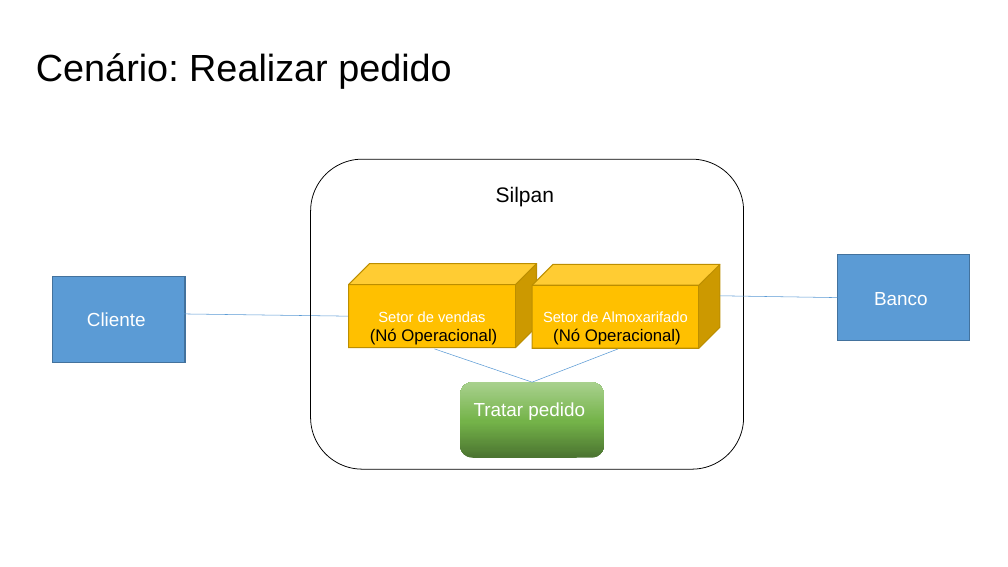
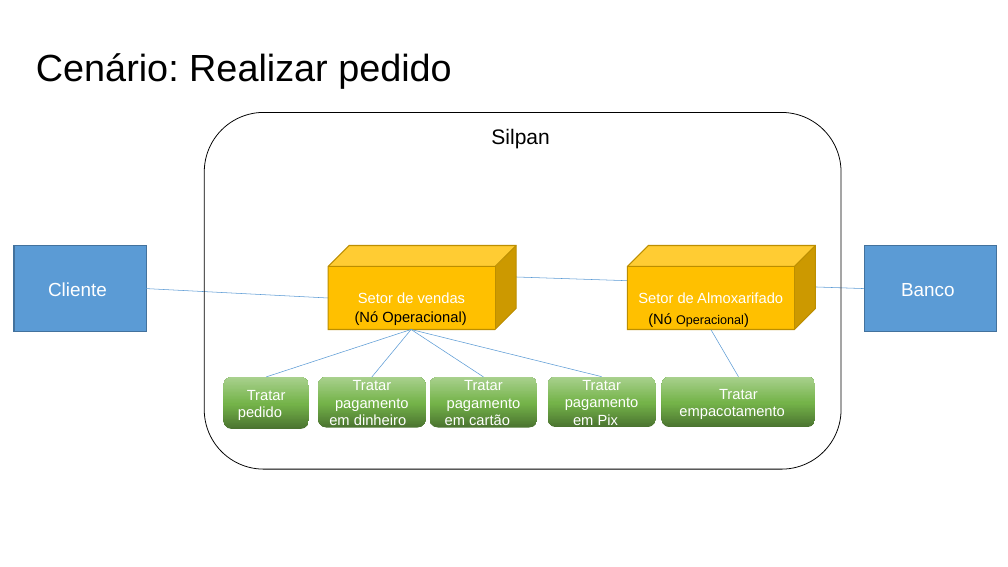
Before and after one commit to Systematicos/FindingApp, a slide deck: slide 4 of Documentation/15._Arquitetura_de_Negócio_para_cada_Cenário.pptx. Drawn at 1008x567 pixels with LibreOffice and Linux fonts; fonts in the diff are those of the drawing. Boxes give left, top, right and bottom in pixels: in the first picture for what was removed or moved away, otherwise in the second. Text is boxed around its words. In the diff, an @@ line names an element or a change of style, - is before the commit and + after.

```diff
--- a/Documentation/15._Arquitetura_de_Negócio_para_cada_Cenário.pptx
+++ b/Documentation/15._Arquitetura_de_Negócio_para_cada_Cenário.pptx
@@ rounded rectangle: place and size @@
-rounded rectangle at <box>311,160,744,470</box>
+rounded rectangle at <box>204,113,841,470</box>
@@ text "Silpan": place and size @@
-text "Silpan" at <box>496,186,554,206</box>
+text "Silpan" at <box>491,128,549,148</box>
@@ rectangle "Cliente": place and size @@
-rectangle "Cliente" at <box>53,277,185,362</box>
+rectangle "Cliente" at <box>14,246,147,331</box>
@@ cube "Setor de vendas": place and size @@
-cube "Setor de vendas" at <box>349,264,537,348</box>
+cube "Setor de vendas" at <box>328,246,516,330</box>
@@ cube "Setor de Almoxarifado": place and size @@
-cube "Setor de Almoxarifado" at <box>532,265,721,349</box>
+cube "Setor de Almoxarifado" at <box>628,246,816,330</box>
@@ rectangle "Banco": place and size @@
-rectangle "Banco" at <box>838,255,970,340</box>
+rectangle "Banco" at <box>864,246,997,331</box>
@@ line moved from (154, 314) - (349, 316) to (146, 289) - (328, 298) @@
@@ line moved from (720, 296) - (838, 298) to (516, 277) - (864, 289) @@
@@ text "(Nó Operacional)": place and size @@
-text "(Nó Operacional)" at <box>370,328,497,345</box>
+text "(Nó Operacional)" at <box>355,311,466,325</box>
@@ text "(Nó Operacional)" at <box>355,311,466,325</box>: size 16 to 14 pt @@
@@ text "(Nó Operacional)": place and size @@
-text "(Nó Operacional)" at <box>553,328,681,345</box>
+text "(Nó Operacional)" at <box>648,313,744,327</box>
@@ text "(Nó Operacional)" at <box>648,313,744,327</box>: size 16 to 14 pt in "(Nó Operacional)"; size 16 to 12 pt in "Operacional)" @@
@@ line moved from (435, 349) - (532, 383) to (411, 330) - (266, 377) @@
@@ line added from (411, 330) to (372, 377), #5B9BD5 0.5 pt @@
@@ line moved from (618, 349) - (532, 383) to (411, 330) - (602, 377) @@
@@ line added from (411, 330) to (484, 377), #5B9BD5 0.5 pt @@
@@ line added from (711, 330) to (739, 377), #5B9BD5 0.5 pt @@
@@ rounded rectangle "Tratar pedido": place and size @@
-rounded rectangle "Tratar pedido" at <box>461,383,604,458</box>
+rounded rectangle "Tratar pedido" at <box>224,377,309,430</box>
@@ rounded rectangle "Tratar pedido" at <box>224,377,309,430</box>: size 18 to 14 pt @@
@@ rounded rectangle added at <box>318,377,426,428</box>, fill gradient #4B7430 to #74B349 to #A9D18E, 14 pt, text #FFFFFF @@
+Tratar pagamento em dinheiro
@@ rounded rectangle added at <box>430,377,537,428</box>, fill gradient #4B7430 to #74B349 to #A9D18E, 14 pt, text #FFFFFF @@
+Tratar pagamento em cartão
@@ rounded rectangle added at <box>548,377,656,427</box>, fill gradient #4B7430 to #74B349 to #A9D18E, 14 pt, text #FFFFFF @@
+Tratar pagamento em Pix
@@ rounded rectangle added at <box>662,377,815,427</box>, fill gradient #4B7430 to #74B349 to #A9D18E, 14 pt, text #FFFFFF @@
+Tratar empacotamento
```
Also in this commit, not shown: 2 other slides changed, 1 slide added, 1 other file.
